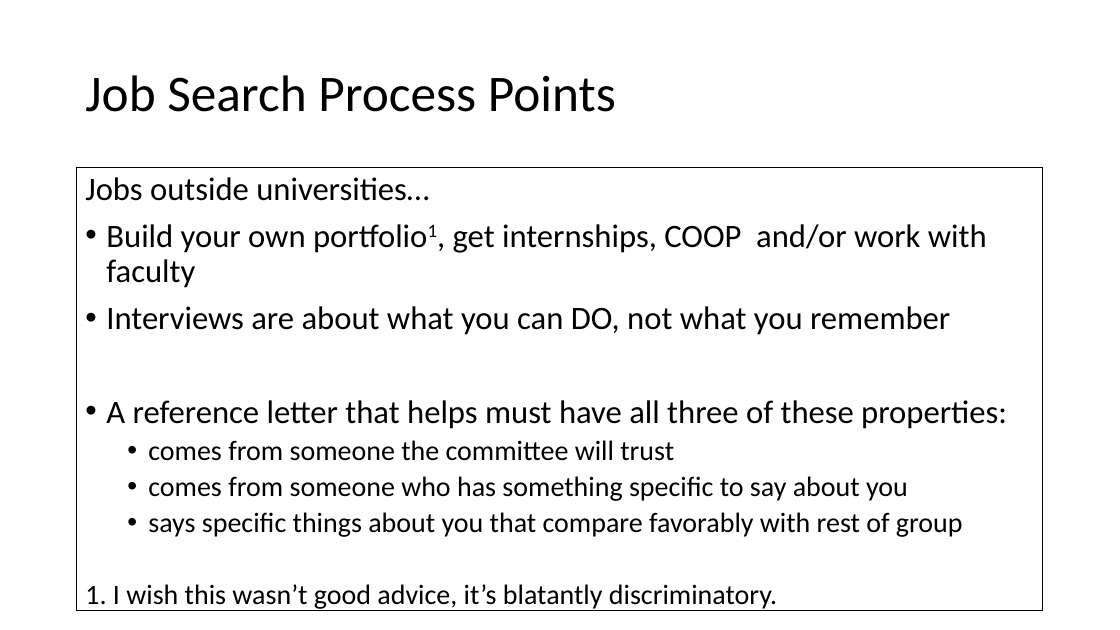
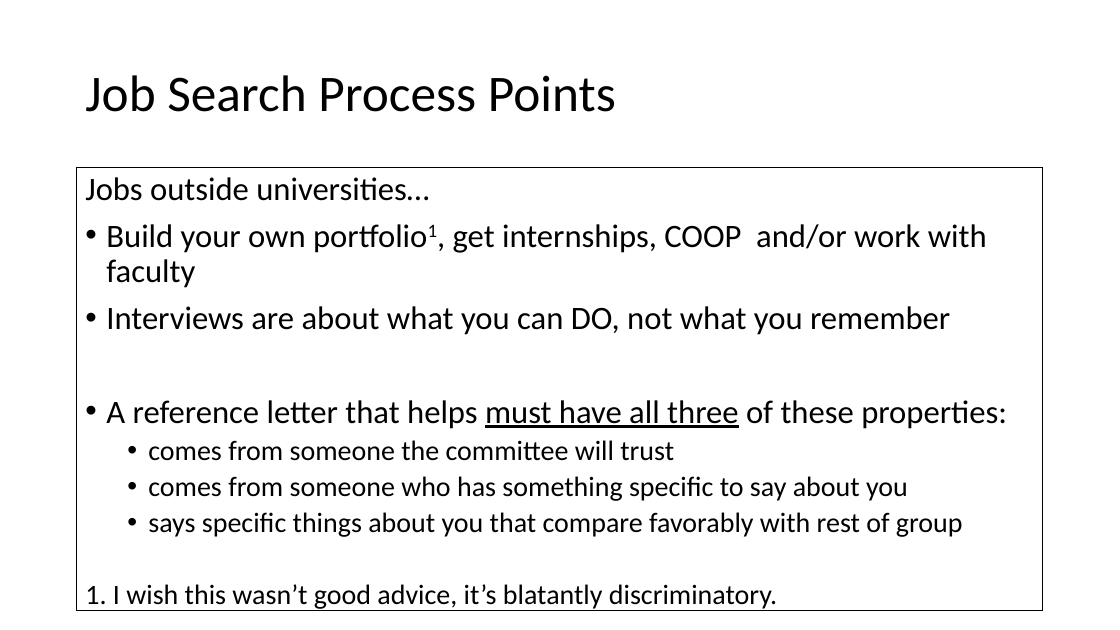
Before and after one commit to GregorKiczales/spd-materials, a slide deck: slide 18 of instructor/l23/lec23-wrap.pptx (slide 17 before the commit). Drawn at 1120x630 pixels with LibreOffice and Linux fonts; fonts in the diff are those of the drawing. Boxes give left, top, right and bottom in pixels: in the first picture for what was removed or moved away, otherwise in the second. Text is boxed around its words. In the diff, an @@ line names an element or a change of style, - is before the commit and + after.

```diff
--- a/instructor/l23/lec23-wrap.pptx
+++ b/instructor/l23/lec23-wrap.pptx
@@ text at [106,400,1007,429]: underline on in "must have all three" @@
```
Also in this commit, not shown: 4 other slides changed, 2 slides added, 7 other files.
